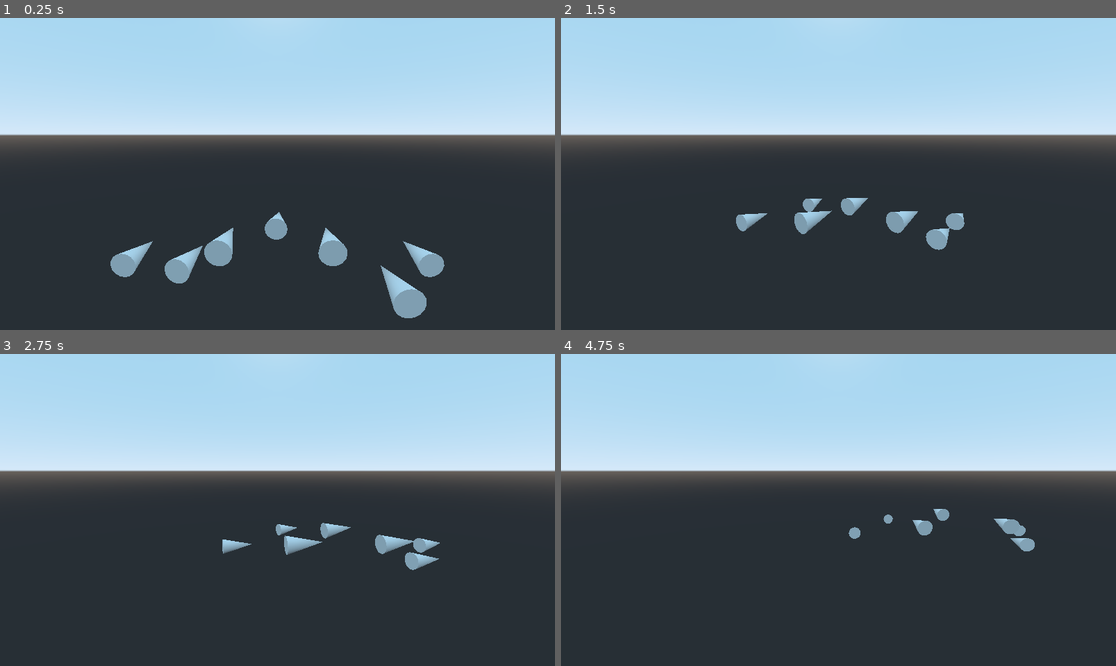
Above: before the commit, frames 1-4 (two rows, left to right).
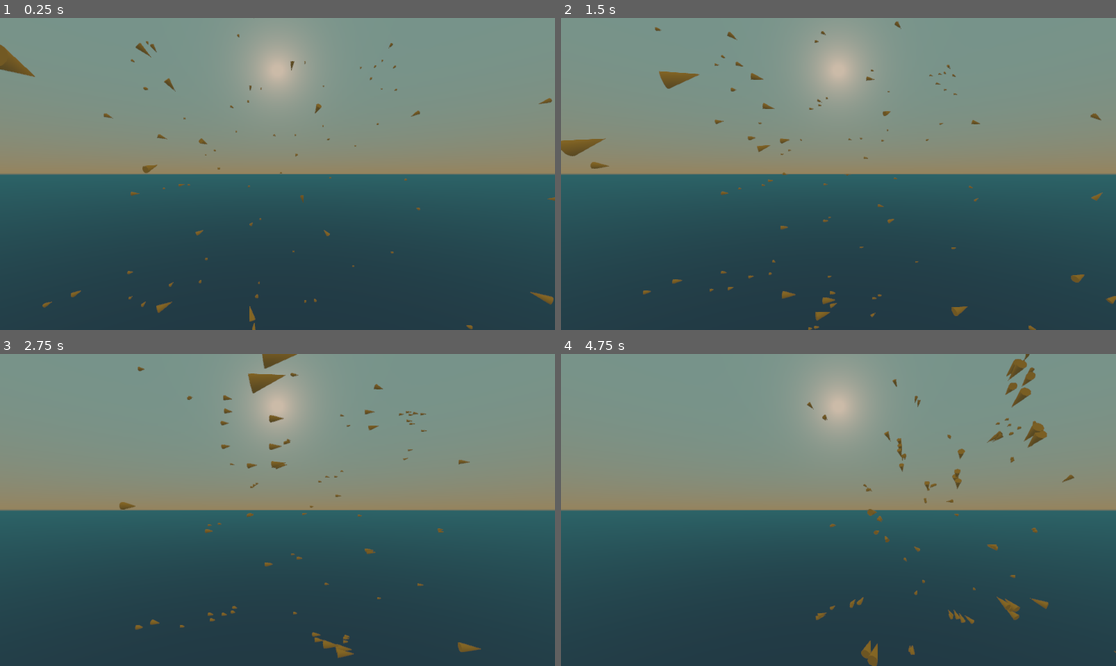
Above: after the commit, the same moments.

Repository: exocetfalling/ExoBoids
Game: Godot game, scene res://scenes/test_scene.tscn
Two runs of this game, one before a commit and one after it. Both use one fixed random seed, a clock stepped at 60 frames per second and the inputs below.
Inputs:
- Up to frame 1 (0.25 s): no input
- Up to frame 2 (1.5 s): hold Right (ui_right) 0.53-1.28 s; hold Down (ui_down) from 1.28 s (still down)
- Up to frame 3 (2.75 s): release Down (ui_down) at 2.03 s; hold Right (ui_right) from 2.03 s (still down)
- Up to frame 4 (4.75 s): release Right (ui_right) at 2.78 s; hold Up (ui_up) 2.78-3.53 s; hold Left (ui_left) from 3.53 s (still down)

The runs differ from the first frame. In frame 1, 78% of the frame differs, in the area x 0-100%, y 0-100%; in frame 2, 75%; in frame 3, 75%; in frame 4, 75%.

Commit message:
More things

Diff:
--- a/entities/boid/boid.gd
+++ b/entities/boid/boid.gd
@@ -15,11 +15,21 @@
 var boid_cohesion_vector: Vector3 = Vector3.ZERO
 var boid_target_vector: Vector3 = Vector3.ZERO
 var boid_random_vector: Vector3 = Vector3.ZERO
+var boid_station_vector: Vector3 = Vector3.ZERO
 
 var input_vector: Vector2 = Vector2.ZERO
 
 var boid_randomness_period: float = 5.0
+var boid_speed_scalar: float = 2.0
+
 var elapsed_time: float = 0.0
+
+# Exports
+export var COEFF_AVOIDANCE: float = -0.01
+export var COEFF_COHESION: float = 1.2
+export var COEFF_STATION: float = -0.008
+export var COEFF_INPUT: float = 2
+
 
 # Called when the node enters the scene tree for the first time.
 func _ready():
@@ -41,7 +51,7 @@
 		flock_mean_position += body.global_translation
 
 		boid_avoidance_vector += \
-			-0.01 * \
+			COEFF_AVOIDANCE * \
 			(body.global_translation - global_translation) * \
 			(boid_visual_range - (body.global_translation - global_translation).length())
 
@@ -49,14 +59,17 @@
 	flock_mean_velocity = flock_mean_velocity / flock_num_birds
 	flock_mean_position = flock_mean_position / flock_num_birds
 
-	boid_cohesion_vector = 1 * (flock_mean_position - global_translation)
+	boid_cohesion_vector = COEFF_COHESION * (flock_mean_position - global_translation)
 
 	# Get input
-	input_vector = Input.get_vector("ui_left", "ui_right", "ui_up", "ui_down")
+	input_vector = COEFF_INPUT * boid_speed_scalar * Input.get_vector("ui_left", "ui_right", "ui_up", "ui_down")
 
 	# Set target vector with input
 	boid_target_vector.x = input_vector.x
 	boid_target_vector.z = input_vector.y
+
+	# Make boids stay close to origin
+	boid_station_vector = COEFF_STATION * boid_speed_scalar * global_translation
 
 	if elapsed_time > boid_randomness_period:
 		# Reset time
@@ -65,11 +78,16 @@
 		# Set new period
 		boid_randomness_period = rand_range(2, 5)
 
+		# Set new speed
+		boid_speed_scalar = rand_range(2, 5)
+
 		# Set random vector
-		boid_random_vector.x = rand_range(-1, 1)
-		boid_random_vector.y = 0
-		boid_random_vector.z = rand_range(-1, 1)
+		boid_random_vector.x = boid_speed_scalar * rand_range(-1, 1)
+		boid_random_vector.y = boid_speed_scalar * rand_range(-1, 1)
+		boid_random_vector.z = boid_speed_scalar * rand_range(-1, 1)
 
+	# Debug
+#	$CSGCylinder.scale = flock_num_birds / 4 * Vector3.ONE
 
 
 func _integrate_forces(delta):
@@ -79,6 +97,7 @@
 		boid_avoidance_vector + \
 		boid_cohesion_vector + \
 		boid_target_vector + \
-		boid_random_vector, \
+		boid_random_vector + \
+		boid_station_vector, \
 		0.02)
 	look_at(global_translation + linear_velocity, Vector3.UP)
--- a/entities/boid/boid.tscn
+++ b/entities/boid/boid.tscn
@@ -1,12 +1,20 @@
-[gd_scene load_steps=4 format=2]
+[gd_scene load_steps=5 format=2]
 
 [ext_resource path="res://entities/boid/boid.gd" type="Script" id=1]
 
 [sub_resource type="ConvexPolygonShape" id=1]
 points = PoolVector3Array( 0, 0, -0.5, 0.25, 0, 0.5, 0, -0.25, 0.5, -0.25, 0, 0.5, 0, 0.25, 0.5 )
 
+[sub_resource type="SpatialMaterial" id=3]
+albedo_color = Color( 0.917647, 0.576471, 0.0941176, 1 )
+emission_enabled = true
+emission = Color( 0.764706, 0.619608, 0.333333, 1 )
+emission_energy = 0.15
+emission_operator = 0
+emission_on_uv2 = false
+
 [sub_resource type="SphereShape" id=2]
-radius = 20.0
+radius = 8.0
 
 [node name="Boid" type="RigidBody"]
 gravity_scale = 0.0
@@ -22,6 +30,7 @@
 radius = 0.25
 sides = 16
 cone = true
+material = SubResource( 3 )
 
 [node name="SensedArea" type="Area" parent="."]
 
--- a/project.godot
+++ b/project.godot
@@ -40,4 +40,5 @@
 
 [rendering]
 
+quality/filters/use_fxaa=true
 environment/default_environment="res://default_env.tres"
--- a/scenes/test_scene.tscn
+++ b/scenes/test_scene.tscn
@@ -1,34 +1,21 @@
 [gd_scene load_steps=3 format=2]
 
-[ext_resource path="res://entities/boid/boid.tscn" type="PackedScene" id=1]
+[ext_resource path="res://test_scene_env.tres" type="Environment" id=1]
 [ext_resource path="res://scripts/test_scene.gd" type="Script" id=2]
 
 [node name="TestScene" type="Spatial"]
 script = ExtResource( 2 )
-
-[node name="Boid001" parent="." instance=ExtResource( 1 )]
-
-[node name="Boid002" parent="." instance=ExtResource( 1 )]
-transform = Transform( 1, 0, 0, 0, 1, 0, 0, 0, 1, -1, 0, 1 )
-
-[node name="Boid003" parent="." instance=ExtResource( 1 )]
-transform = Transform( 1, 0, 0, 0, 1, 0, 0, 0, 1, 1, 0, 1 )
-
-[node name="Boid004" parent="." instance=ExtResource( 1 )]
-transform = Transform( 1, 0, 0, 0, 1, 0, 0, 0, 1, -2, -0.5, 2 )
-linear_velocity = Vector3( 1, 0, -6 )
-
-[node name="Boid005" parent="." instance=ExtResource( 1 )]
-transform = Transform( 1, 0, 0, 0, 1, 0, 0, 0, 1, 2, -0.5, 2 )
-linear_velocity = Vector3( 0, 0, -2 )
-
-[node name="Boid006" parent="." instance=ExtResource( 1 )]
-transform = Transform( 1, 0, 0, 0, 1, 0, 0, 0, 1, -3, -0.5, 1 )
-linear_velocity = Vector3( 0, 0, -2 )
-
-[node name="Boid007" parent="." instance=ExtResource( 1 )]
-transform = Transform( 1, 0, 0, 0, 1, 0, 0, 0, 1, 3, -0.5, 1 )
-linear_velocity = Vector3( 0, 0, -2 )
+num_boids_total = 128
 
 [node name="Camera" type="Camera" parent="."]
-transform = Transform( 1, 0, 0, 0, 0.984808, 0.173648, 0, -0.173648, 0.984808, 0, 2, 5 )
+transform = Transform( 1, 0, 0, 0, 1, 0, 0, 0, 1, 0, 2, 30 )
+current = true
+
+[node name="CameraDebug" type="Camera" parent="."]
+transform = Transform( 1, 0, 0, 0, -4.37114e-08, 1, 0, -1, -4.37114e-08, 0, 100, 0 )
+projection = 1
+size = 100.0
+far = 200.0
+
+[node name="WorldEnvironment" type="WorldEnvironment" parent="."]
+environment = ExtResource( 1 )
--- a/scripts/test_scene.gd
+++ b/scripts/test_scene.gd
@@ -4,11 +4,21 @@
 # Declare member variables here. Examples:
 # var a = 2
 # var b = "text"
+export var num_boids_total:int = 32
+var boid = preload("res://entities/boid/boid.tscn")
+
 
 
 # Called when the node enters the scene tree for the first time.
 func _ready():
-	pass # Replace with function body.
+	for i in num_boids_total:
+		var instance = boid.instance()
+		add_child(instance)
+
+		# Random position
+		instance.global_translation.x = rand_range(-30, 30)
+		instance.global_translation.y = rand_range(-30, 30)
+		instance.global_translation.z = rand_range(-30, 30)
 
 
 # Called every frame. 'delta' is the elapsed time since the previous frame.
--- /dev/null
+++ b/test_scene_env.tres
@@ -0,0 +1,14 @@
+[gd_resource type="Environment" load_steps=2 format=2]
+
+[sub_resource type="ProceduralSky" id=1]
+sky_top_color = Color( 0.466667, 0.580392, 0.545098, 1 )
+sky_horizon_color = Color( 0.588235, 0.517647, 0.364706, 1 )
+ground_bottom_color = Color( 0.133333, 0.219608, 0.262745, 1 )
+ground_horizon_color = Color( 0.176471, 0.392157, 0.407843, 1 )
+ground_curve = 0.139288
+sun_color = Color( 0.603922, 0.498039, 0.396078, 1 )
+sun_latitude = 25.0
+
+[resource]
+background_mode = 2
+background_sky = SubResource( 1 )
